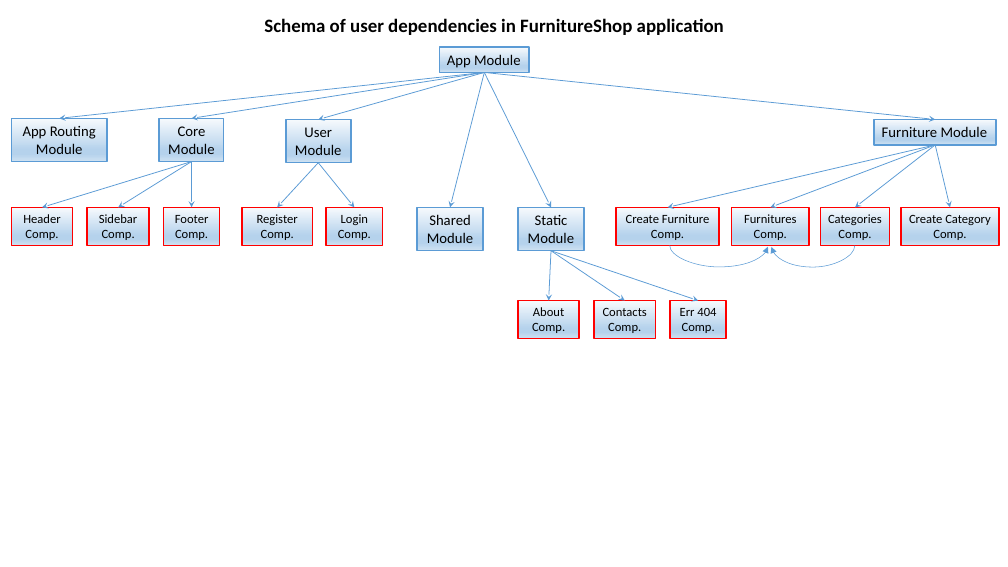
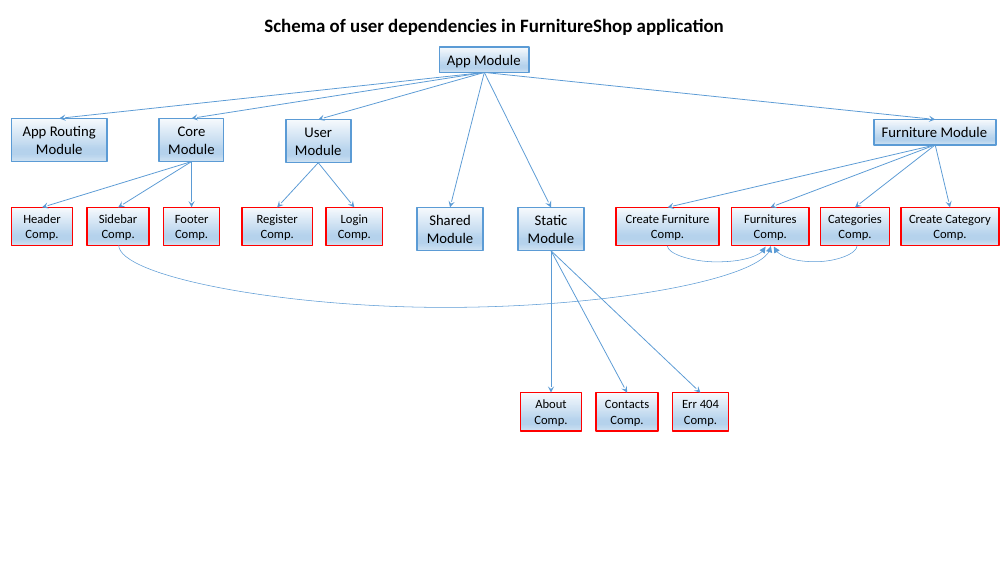
Before and after one commit to RGSt-bg/Angular-Project-Apr-2024, a slide deck: slide 1 of furniture-shop/Project-Schema.pptx. Drawn at 1008x567 pixels with LibreOffice and Linux fonts; fonts in the diff are those of the drawing. Boxes give left, top, right and bottom in pixels: in the first picture for what was removed or moved away, otherwise in the second. Text is boxed around its words. In the diff, an @@ line names an element or a change of style, - is before the commit and + after.

```diff
--- a/furniture-shop/Project-Schema.pptx
+++ b/furniture-shop/Project-Schema.pptx
@@ curved arrow added from (119, 245) to (771, 246), #5B9BD5 0.5 pt @@
@@ arrow moved from (551, 251) - (699, 301) to (551, 251) - (701, 392) @@
@@ arrow moved from (551, 251) - (625, 301) to (551, 251) - (628, 392) @@
@@ arrow moved from (551, 251) - (549, 301) to (551, 251) - (551, 392) @@
@@ curved arrow (668, 246) - (766, 247): route changed @@
@@ curved arrow moved from (855, 246) - (771, 247) to (858, 246) - (774, 247) @@
@@ rectangle "About Comp.": place and size @@
-rectangle "About Comp." at [518, 301, 579, 339]
+rectangle "About Comp." at [520, 392, 582, 430]
@@ rectangle "Contacts Comp.": place and size @@
-rectangle "Contacts Comp." at [594, 301, 656, 339]
+rectangle "Contacts Comp." at [597, 392, 659, 430]
@@ rectangle "Err 404 Comp.": place and size @@
-rectangle "Err 404 Comp." at [670, 301, 726, 339]
+rectangle "Err 404 Comp." at [672, 392, 728, 430]
```
Also in this commit, not shown: 12 other files.
